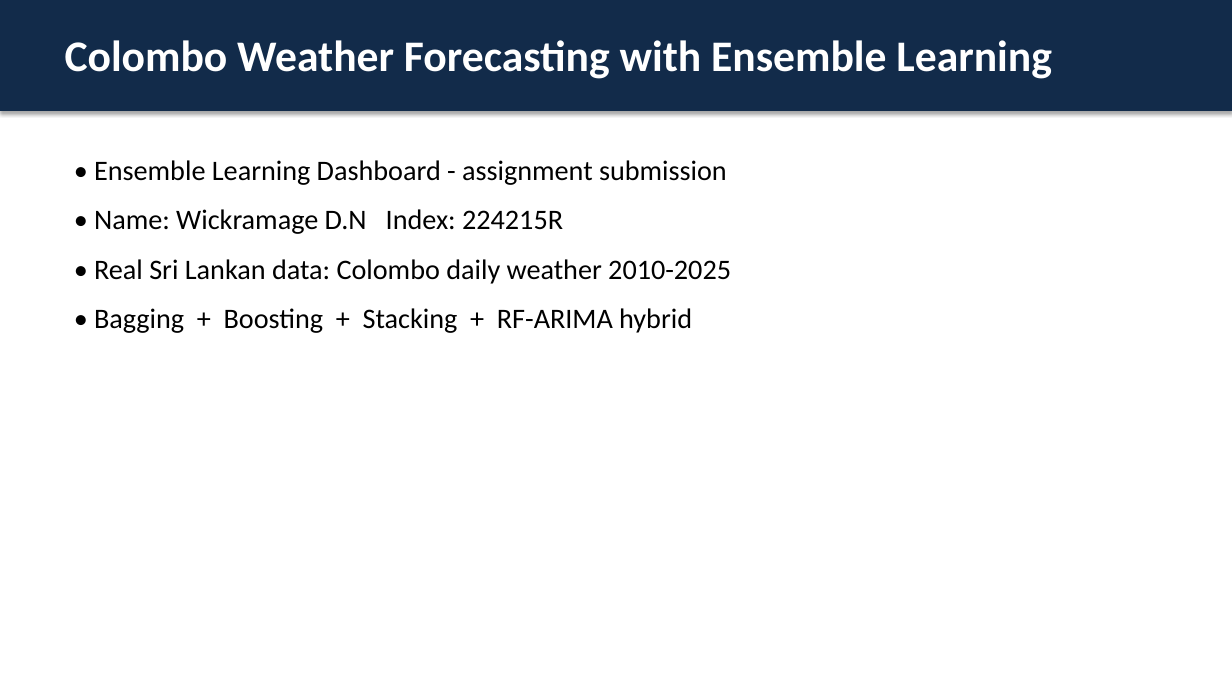
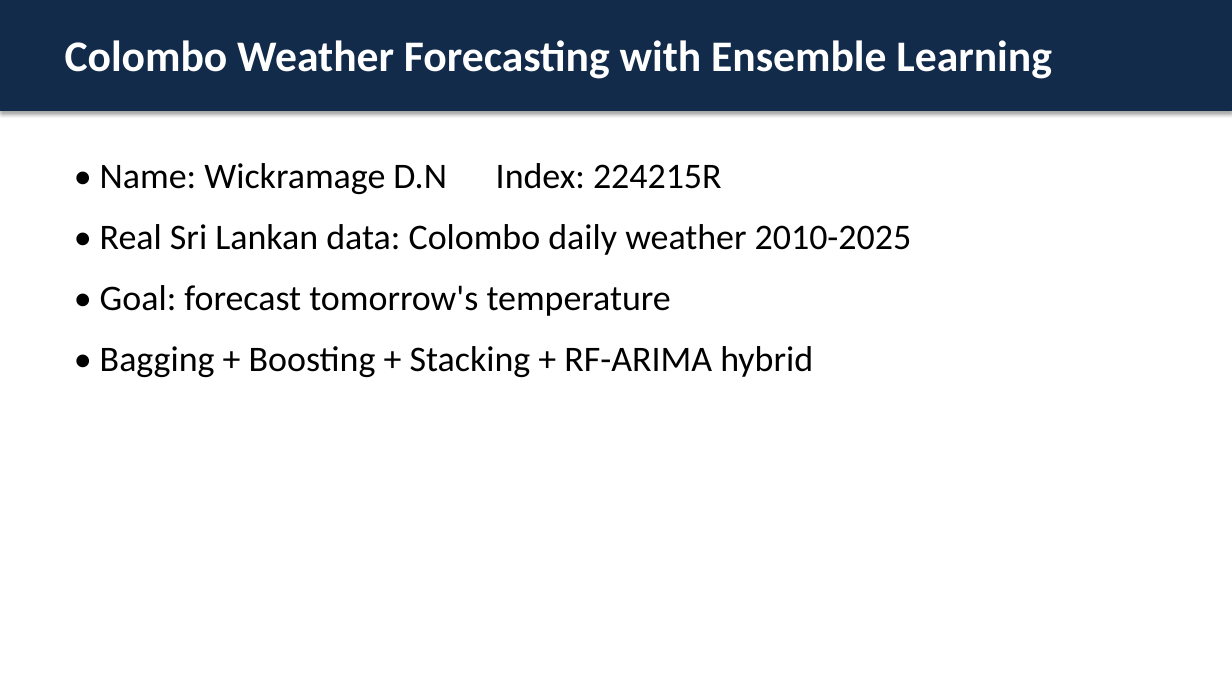
Before and after one commit to Dimashi2002/ensemble-learning-dashboard-lk, a slide deck: slide 1 of slides/Presentation.pptx. Drawn at 1232x693 pixels with LibreOffice and Linux fonts; fonts in the diff are those of the drawing. Boxes give left, top, right and bottom in pixels: in the first picture for what was removed or moved away, otherwise in the second. Text is boxed around its words. In the diff, an @@ line names an element or a change of style, - is before the commit and + after.

```diff
--- a/slides/Presentation.pptx
+++ b/slides/Presentation.pptx
@@ text at [94,160,727,185]: paragraph removed @@
-• Ensemble Learning Dashboard - assignment submission
@@ text at [100,163,911,377]: size 22 to 28 pt in "• Name: Wickramage D.N Index: 224215R", "• Real Sri Lankan data: Colombo daily ...", "• Bagging + Boosting + Stacking + ..."; more space between paragraphs @@
@@ text at [100,285,671,316]: paragraph added @@
+• Goal: forecast tomorrow's temperature
```
Also in this commit, not shown: 4 other slides changed, 3 slides removed, 2 other files.
